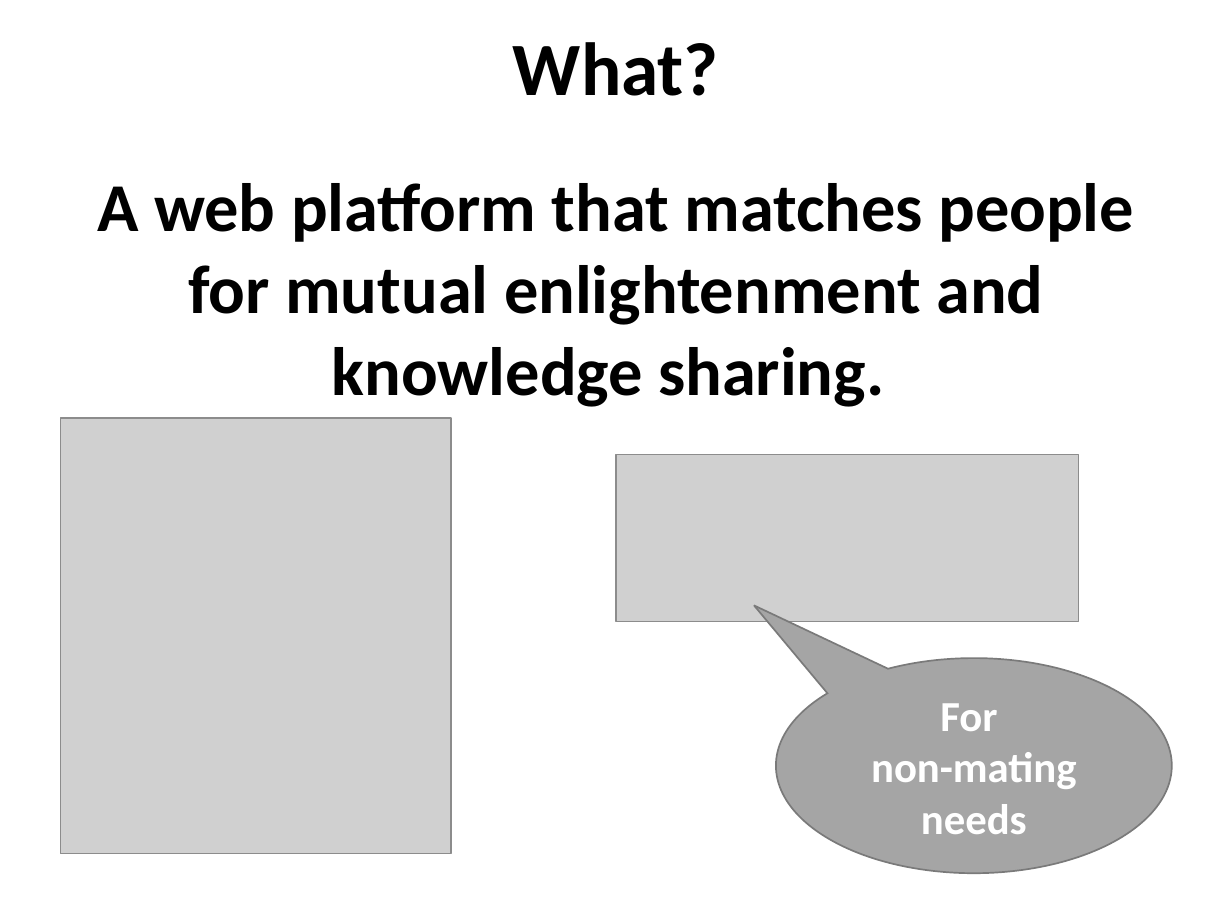
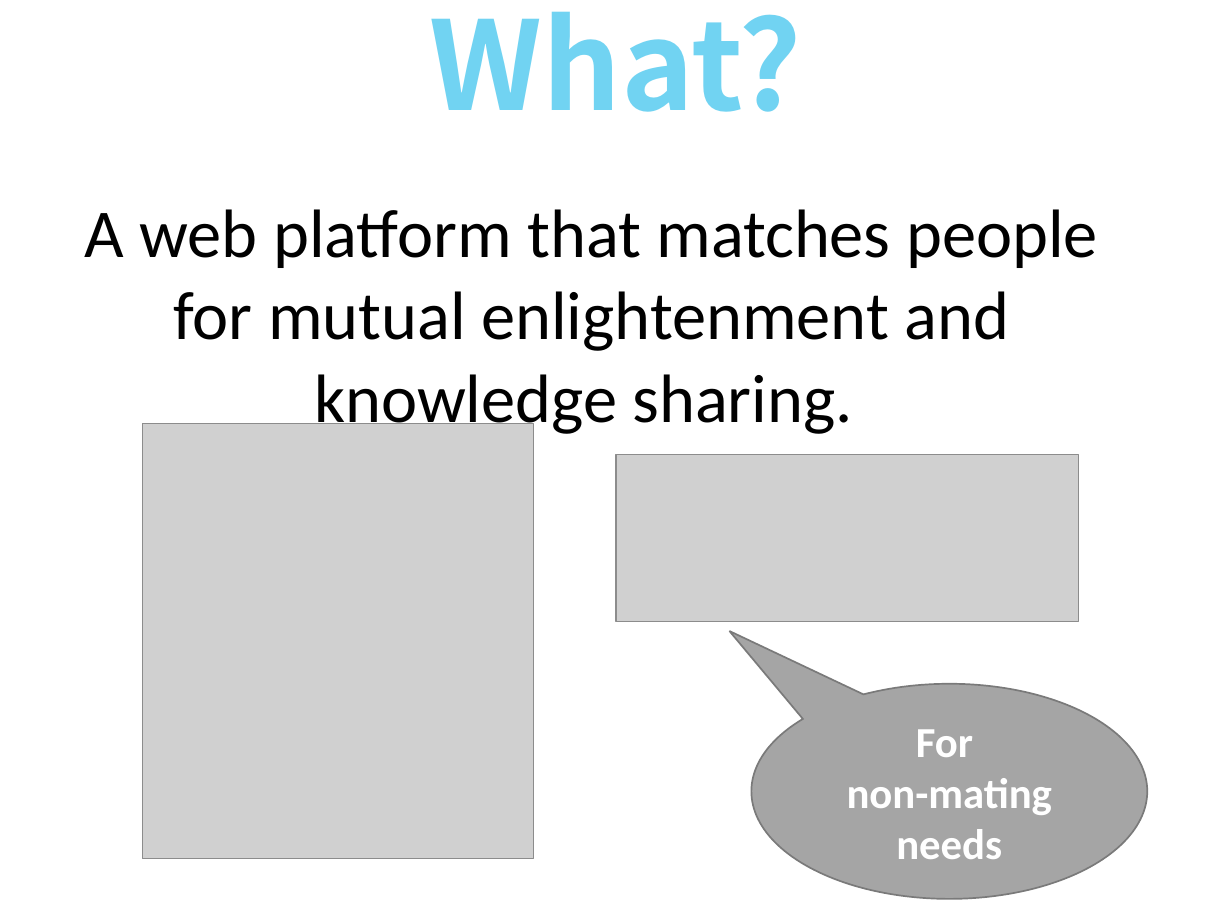
Before and after one commit to sanketch/Infosmos, a slide deck: slide 2 of proposal.pptx. Drawn at 1232x924 pixels with LibreOffice and Linux fonts; fonts in the diff are those of the drawing; grey boxes stand for pictures. Boxes give left, top, right and bottom in pixels: in the first picture for what was removed or moved away, otherwise in the second. Text is boxed around its words. In the diff, an @@ line names an element or a change of style, - is before the commit and + after.

```diff
--- a/proposal.pptx
+++ b/proposal.pptx
@@ title "What?" at (430,11,803,112): size 44 to 72 pt, font Calibri to Noto Sans CJK KR, text colour #000000 to #71D3F2, letter outline none to #000000 3 pt @@
@@ text "A web platform that matches ...": place and size @@
-text "A web platform that matches ..." at (97,183,1134,407)
+text "A web platform that matches ..." at (85,209,1098,438)
@@ text "A web platform that matches ..." at (85,209,1098,438): bold off @@
@@ picture: place and size @@
-picture at (60,418,451,854)
+picture at (143,424,533,860)
@@ speech bubble "For": place and size @@
-speech bubble "For" at (776,658,1172,873)
+speech bubble "For" at (752,684,1147,899)
```
Also in this commit, not shown: 4 other slides changed.
